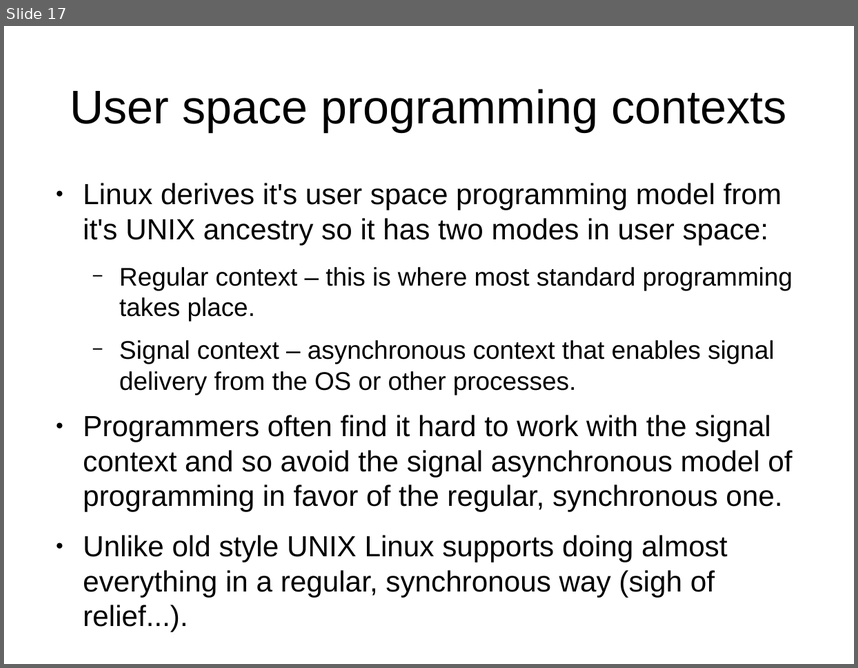
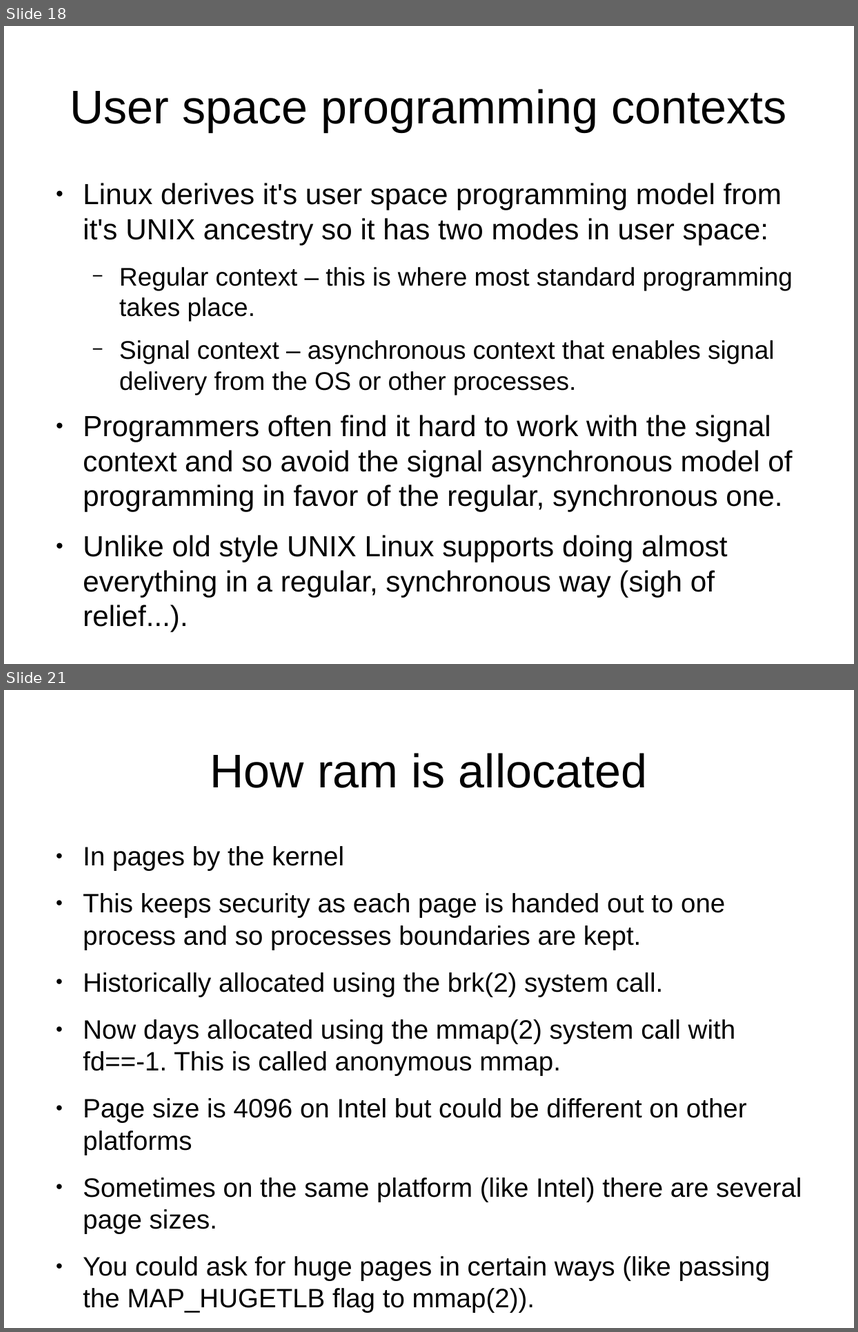
Before and after one commit to veltzer/demos-linux, a slide deck: doc/odp/linux_monitoring_and_debugging.odp. Shown one above the other, each under a label of ours: slide 17 before the commit, slides 18 and 21 after it; the slides between them are not shown. The pictures are 858x668 and 858x1332 pixels, drawn with LibreOffice and Linux fonts; fonts in the diff are those of the drawing. Boxes give left, top, right and bottom in pixels: in the first picture for what was removed or moved away, otherwise in the second. Text is boxed around its words. In the diff, an @@ line names an element or a change of style, - is before the commit and + after.

```diff
--- a/doc/odp/linux_monitoring_and_debugging.odp
+++ b/doc/odp/linux_monitoring_and_debugging.odp
@@ slide 21 added at (4,690,854,1328), background #FFFFFF @@
@@ title added at (210,753,647,788), 44 pt, text #000000 @@
+How ram is allocated
@@ text added at (83,846,802,1312), 24.8 pt, text #000000 @@
+● In pages by the kernel
+● This keeps security as each page is handed out to one process and so processes boundaries are kept.
+● Historically allocated using the brk(2) system call.
+● Now days allocated using the mmap(2) system call with fd==-1. This is called anonymous mmap.
+● Page size is 4096 on Intel but could be different on other platforms
+● Sometimes on the same platform (like Intel) there are several page sizes.
+● You could ask for huge pages in certain ways (like passing the MAP_HUGETLB flag to mmap(2)).
@@ what was slide 17 is now slide 18 @@
```
Also in this commit, not shown: 14 other slides added.
